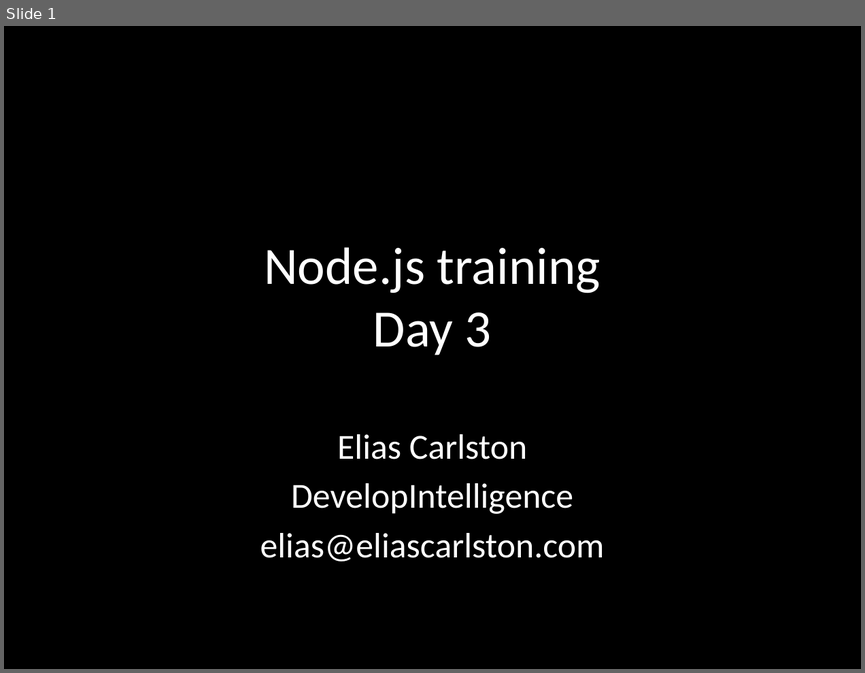
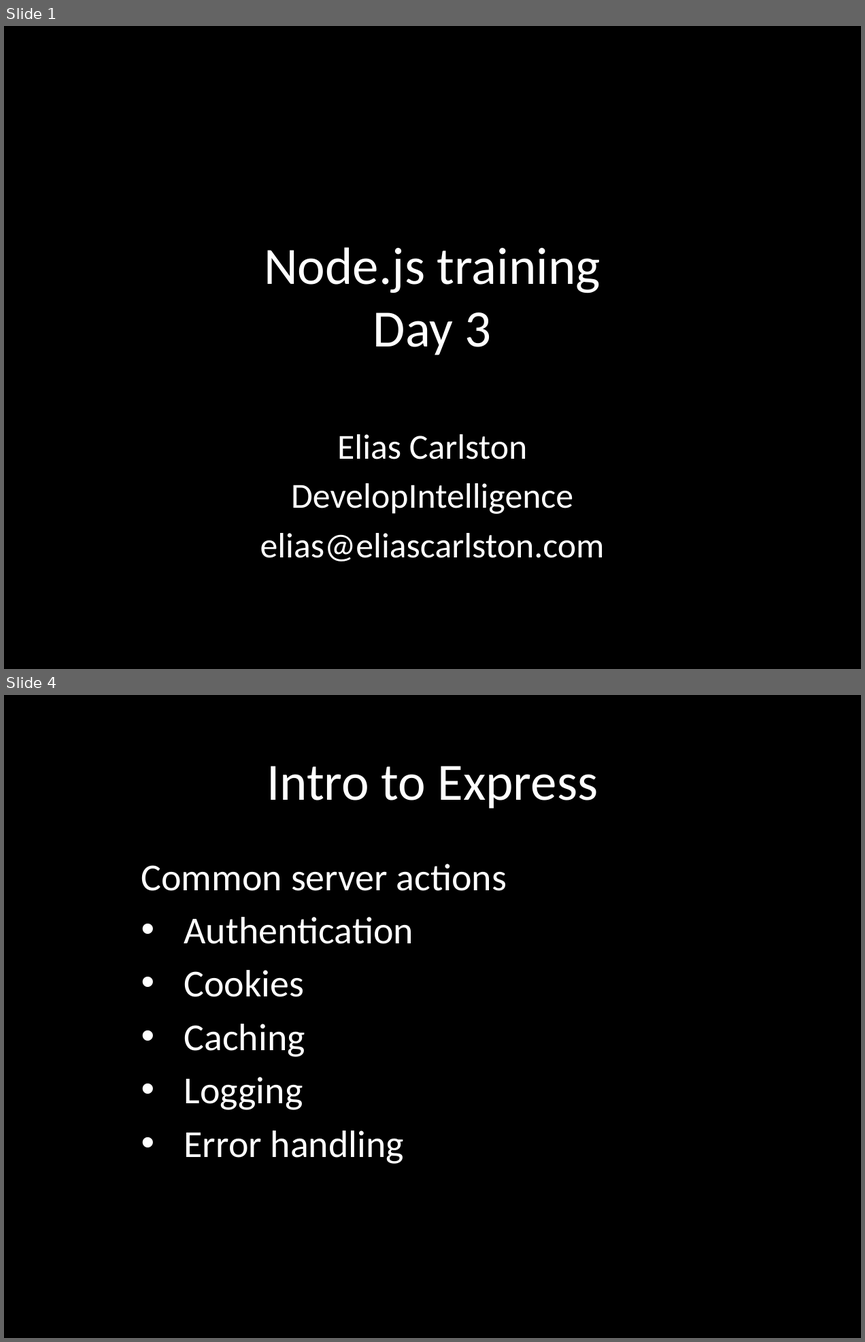
Before and after one commit to eliasjames/training-node, a slide deck: slides/Node Slides Day 3.pptx. Shown one above the other, each under a label of ours: slide 1 before the commit, slides 1 and 4 after it; the slides between them are not shown. The pictures are 865x673 and 865x1342 pixels, drawn with LibreOffice and Linux fonts; fonts in the diff are those of the drawing. Boxes give left, top, right and bottom in pixels: in the first picture for what was removed or moved away, otherwise in the second. Text is boxed around its words. In the diff, an @@ line names an element or a change of style, - is before the commit and + after.

```diff
--- a/slides/Node Slides Day 3.pptx
+++ b/slides/Node Slides Day 3.pptx
@@ slide 4 added at <box>4,695,861,1338</box>, background #000000 @@
@@ title added at <box>266,766,598,809</box>, 44 pt, text #FFFFFF @@
+Intro to Express
@@ subtitle added at <box>141,864,507,1164</box>, 32 pt, text #FFFFFF @@
+Common server actions
+• Authentication
+• Cookies
+• Caching
+• Logging
+• Error handling
```
Also in this commit, not shown: 3 slides changed, 2 other slides added, 3 slides removed.
